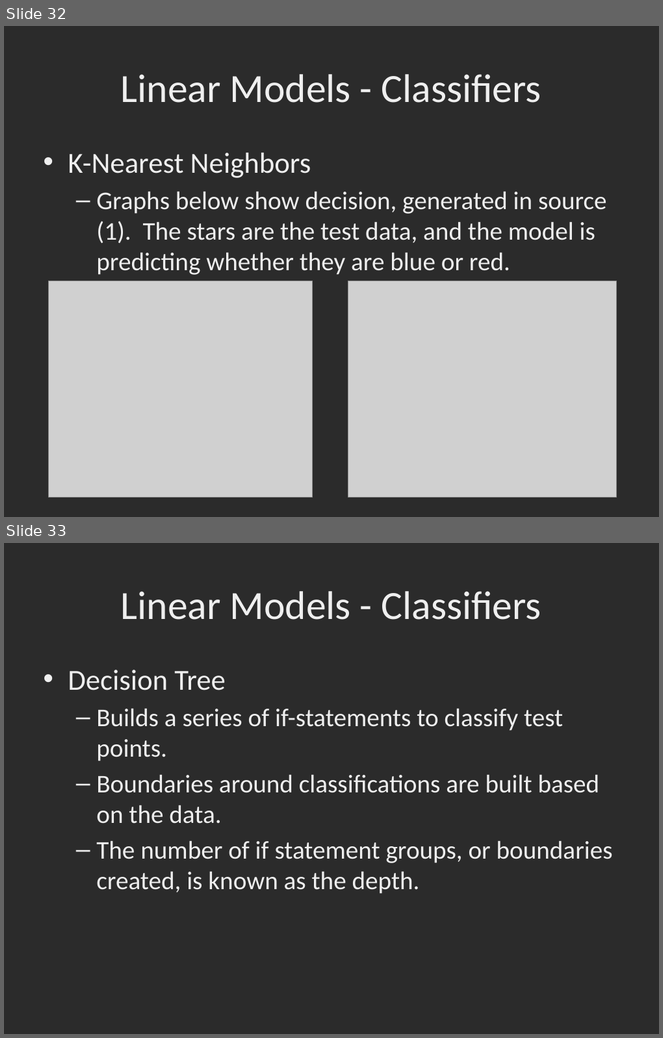
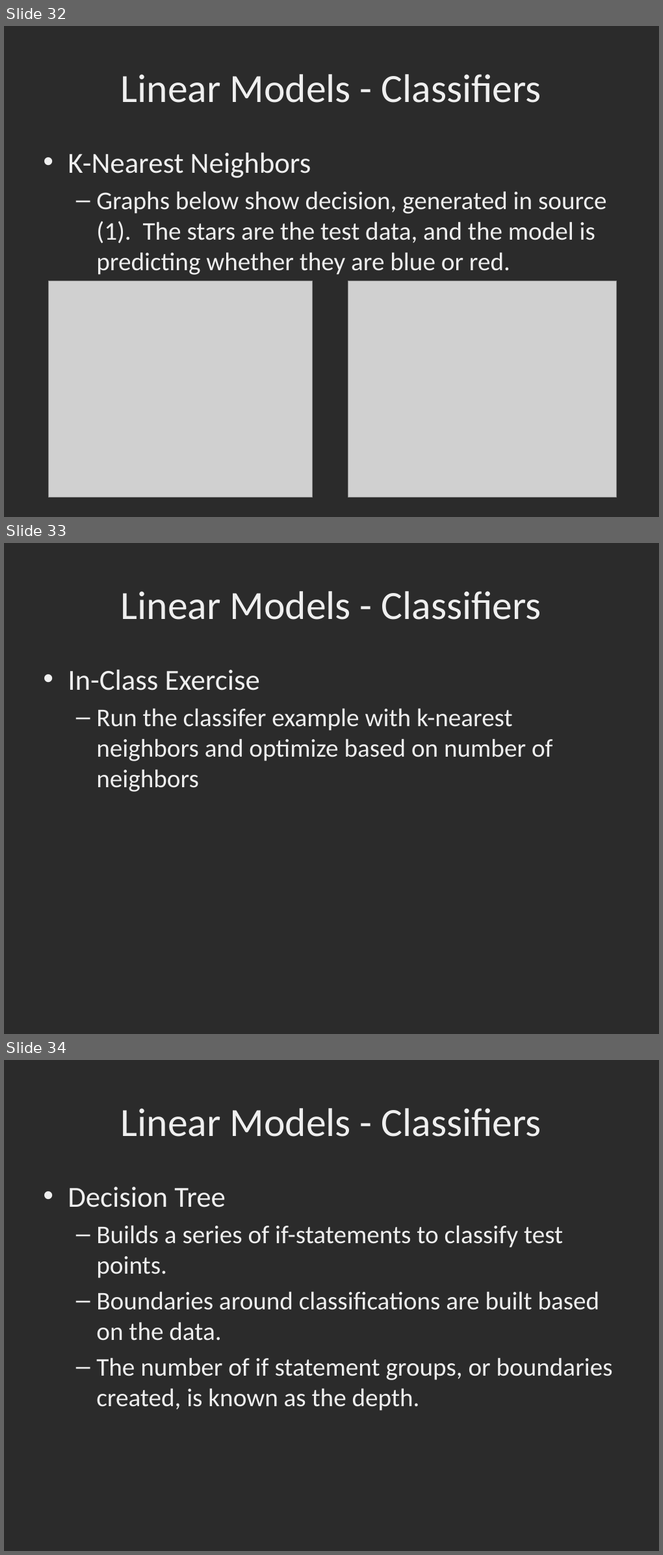
Before and after one commit to dbowmans46/PracticalProgramming, a slide deck: Session 7 - Python/Instructional Material/Session 7 - Python Brief Intro to Machine Learning with Scikit Learn.pptx. Shown one above the other, each under a label of ours: slides 32 and 33 before the commit, slides 32, 33 and 34 after it. The pictures are 663x1038 and 663x1555 pixels, drawn with LibreOffice and Linux fonts; fonts in the diff are those of the drawing; grey boxes stand for pictures; background and template pictures are left out; a plain dark background stands for a picture behind light text. Boxes give left, top, right and bottom in pixels: in the first picture for what was removed or moved away, otherwise in the second. Text is boxed around its words. In the diff, an @@ line names an element or a change of style, - is before the commit and + after.

Commit message:
Added additional in-class exercise slides.

```diff
--- a/Session 7 - Python/Instructional Material/Session 7 - Python Brief Intro to Machine Learning with Scikit Learn.pptx
+++ b/Session 7 - Python/Instructional Material/Session 7 - Python Brief Intro to Machine Learning with Scikit Learn.pptx
@@ slide 33 added at box(4, 543, 659, 1034), background picture (left out) @@
@@ title added at box(121, 591, 542, 620), 44 pt, text #EFEFEF @@
+Linear Models - Classifiers
@@ text added at box(68, 670, 553, 792), 28 pt, text #EFEFEF @@
+• In-Class Exercise
+  – Run the classifer example with k-nearest neighbors and optimize based on number of neighbors
@@ what was slide 33 is now slide 34 @@
```
